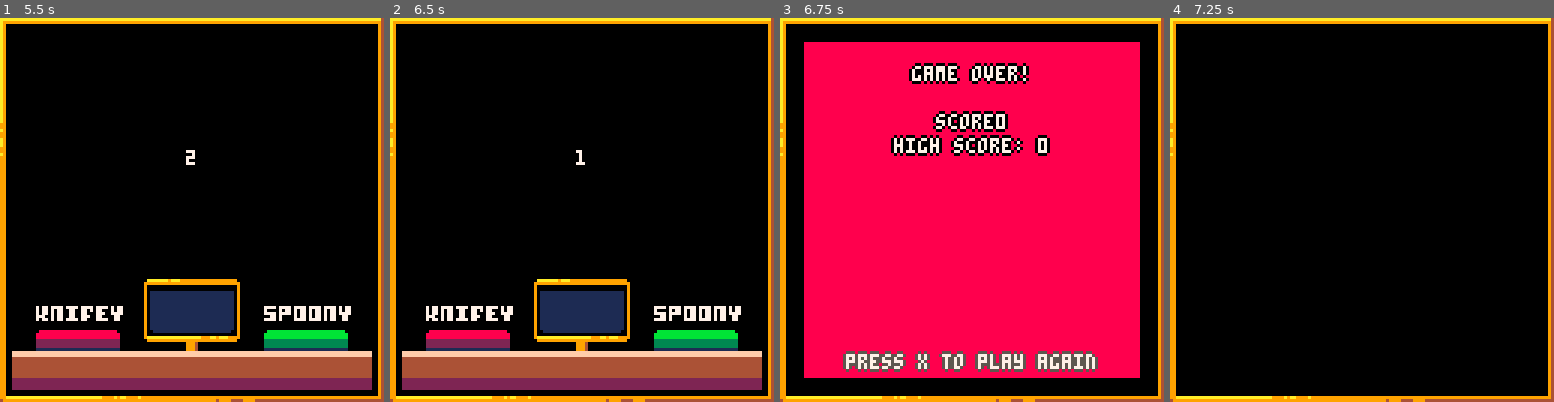
Above: before the commit, frames 1-4 (left to right).
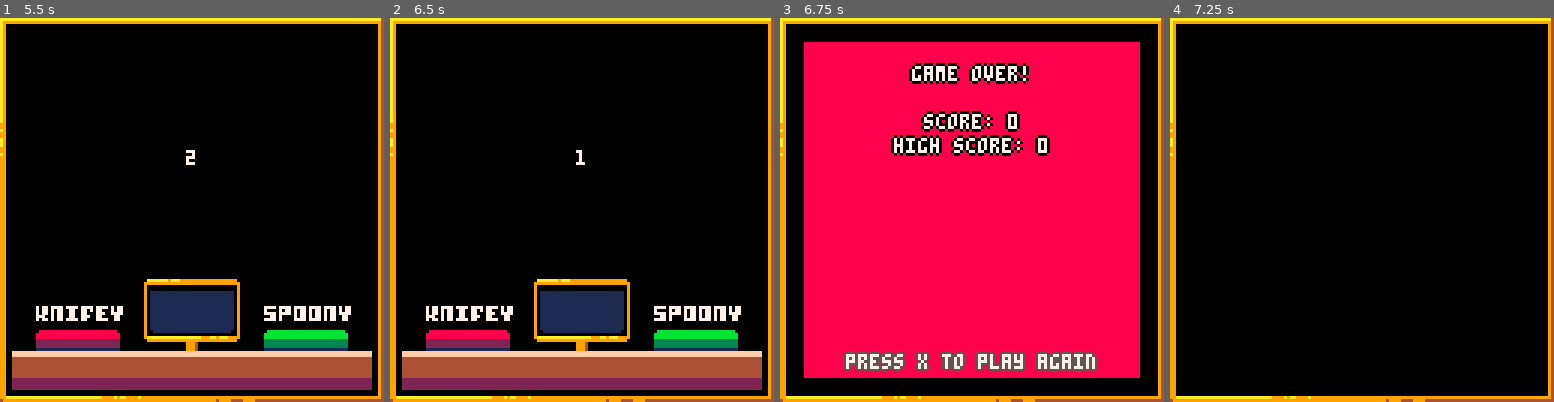
Above: after the commit, the same moments.

Repository: Jonic/knifey-spoony
Game: PICO-8 cartridge knifey-spoony.p8
Same seed, same stepped clock (60 frames per second), same inputs: the game is played once before the commit and once after it.
Inputs:
- Up to frame 1 (5.5 s): tap X (X key) at 0.33, 1.07, 1.85, 2.97, 4.08, 5.2 s; tap O (Z key) at 0.7, 1.7, 2.1, 2.5, 2.9, 3.3, 3.7, 4.1, 4.5, 4.9, 5.3 s; hold Right 1.6-2.1 s; hold Right 2.47-3.03 s; hold Left 3.08-3.58 s; hold Right 4.02-4.68 s; hold Left from 5.08 s (still down)
- Up to frame 2 (6.5 s): release Left at 5.68 s; tap O (Z key) at 5.7, 6.1 s; hold Right from 6.08 s (still down); tap X (X key) at 6.32 s
- Up to frame 3 (6.75 s): tap O (Z key) at 6.5 s; release Right at 6.58 s; hold Right from 6.63 s (still down)
- Up to frame 4 (7.25 s): tap O (Z key) at 6.9 s; release Right at 7.13 s

Frames 1-2 are identical in both runs. In frame 3, 0.8% of the frame differs, in the area x 36-63%, y 24-30%; in frame 4, nothing differs.

Commit message:
Updated score output on game over screen

Diff:
--- a/knifey-spoony.p8
+++ b/knifey-spoony.p8
@@ -1004,7 +1004,7 @@
 
   s.draw = function()
     local high_score_text = text['high_score'] .. high_score
-    local score_text      = text['score'] .. score
+    local score_text      = text['score'] .. ': ' .. score
 
     rectfill(8, 8, 119, 119, 8)
 
